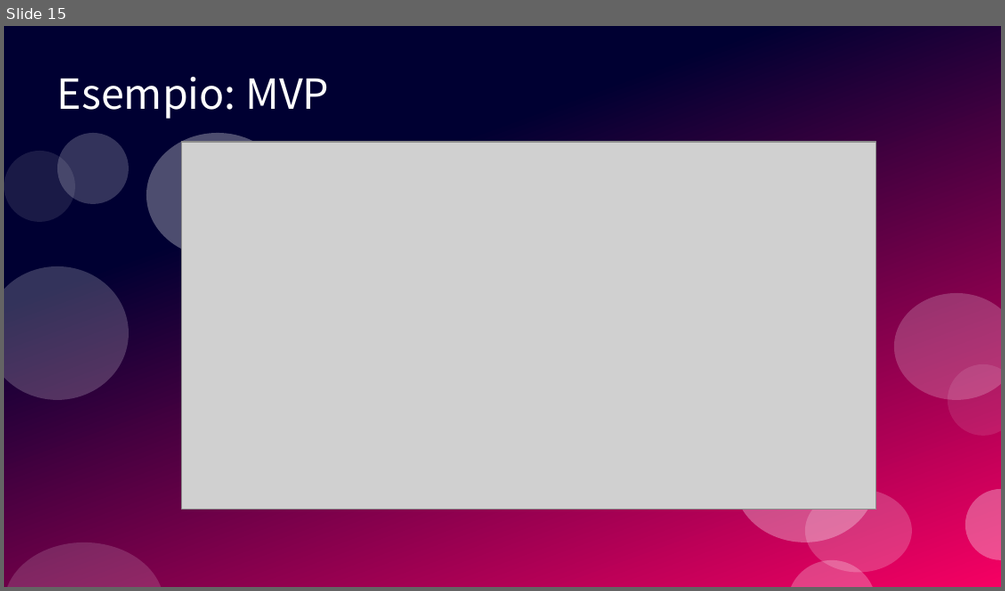
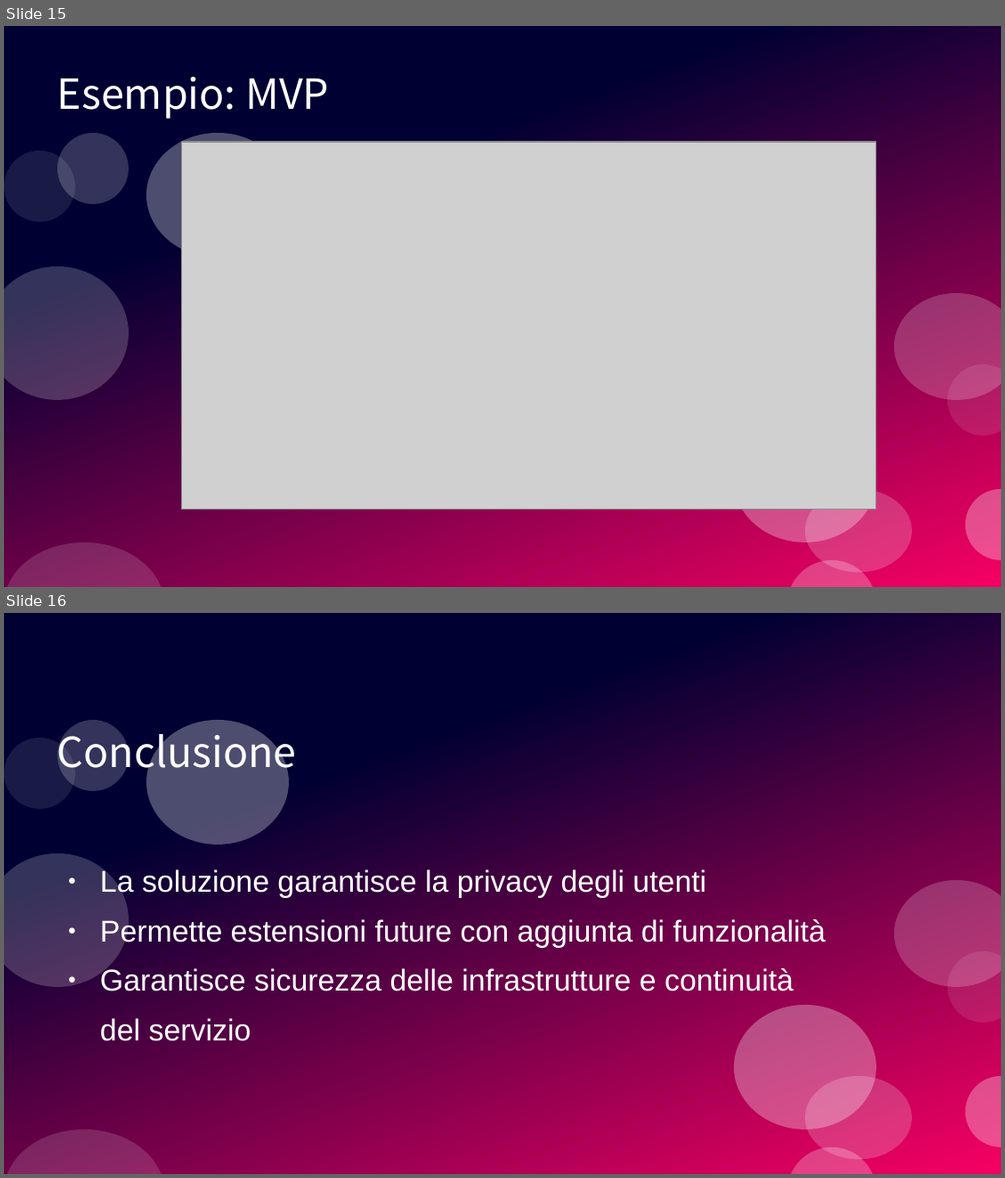
Before and after one commit to JosephBoom02/Progetto_Ingegneria_del_Software, a slide deck: Presentazione/FindYourGym.odp. Shown one above the other, each under a label of ours: slide 15 before the commit, slides 15 and 16 after it. The pictures are 1005x591 and 1005x1178 pixels, drawn with LibreOffice and Linux fonts; fonts in the diff are those of the drawing; grey boxes stand for pictures. Boxes give left, top, right and bottom in pixels: in the first picture for what was removed or moved away, otherwise in the second. Text is boxed around its words. In the diff, an @@ line names an element or a change of style, - is before the commit and + after.

```diff
--- a/Presentazione/FindYourGym.odp
+++ b/Presentazione/FindYourGym.odp
@@ slide 16 added at bbox=[4, 613, 1001, 1174], background #FFFFFF; not listed: 12 template elements that a slide beside it also shows @@
@@ title added at bbox=[57, 725, 296, 778], 33 pt, text #FFFFFF @@
+Conclusione
@@ text added at bbox=[100, 868, 825, 1041], 24 pt, text #FFFFFF @@
+● La soluzione garantisce la privacy degli utenti
+● Permette estensioni future con aggiunta di funzionalità
+● Garantisce sicurezza delle infrastrutture e continuità
+del servizio
```
